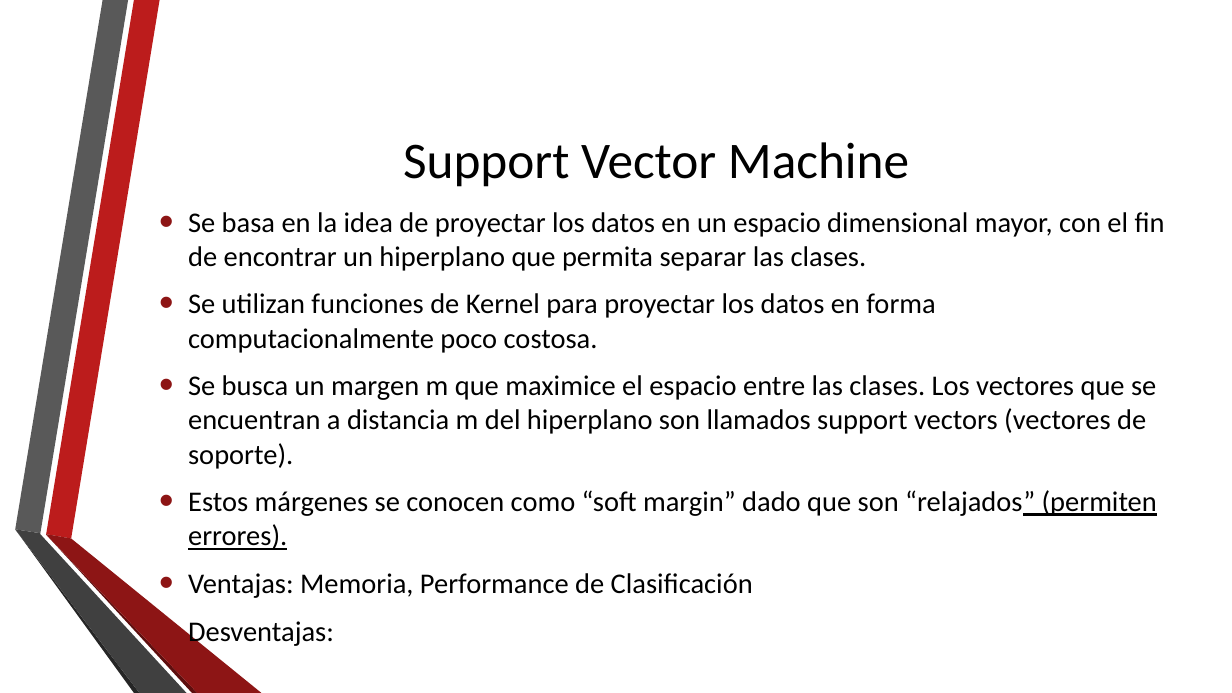
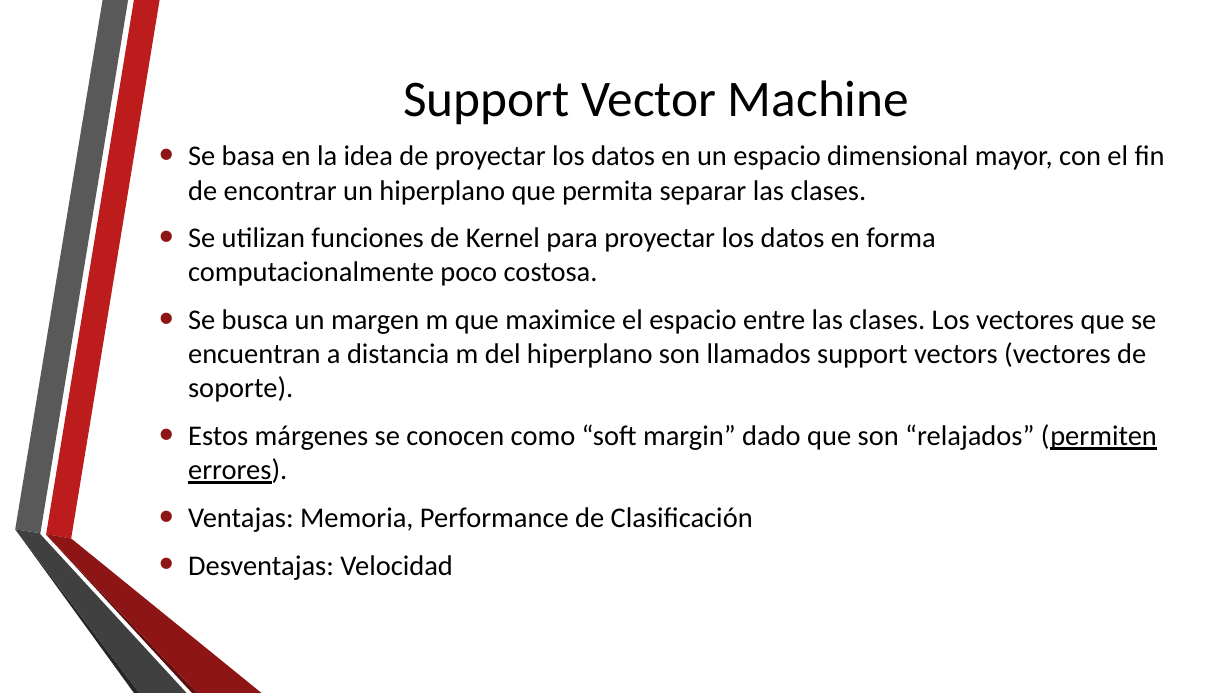
Before and after one commit to neozero86/tesis-megea, a slide deck: slide 15 of Presentacion/PresentacionTesis.pptx. Drawn at 1232x693 pixels with LibreOffice and Linux fonts; fonts in the diff are those of the drawing; background and template pictures are left out. Boxes give left, top, right and bottom in pixels: in the first picture for what was removed or moved away, otherwise in the second. Text is boxed around its words. In the diff, an @@ line names an element or a change of style, - is before the commit and + after.

```diff
--- a/Presentacion/PresentacionTesis.pptx
+++ b/Presentacion/PresentacionTesis.pptx
@@ title "Support Vector Machine" moved from (x1=403, y1=142, x2=909, y2=187) to (x1=403, y1=80, x2=909, y2=125) @@
@@ text "Se basa en la idea ..." moved from (x1=188, y1=212, x2=1165, y2=648) to (x1=188, y1=145, x2=1165, y2=580) @@
@@ text at (x1=188, y1=424, x2=1157, y2=484): underline off in "“relajados” (permiten errores)." @@
@@ text at (x1=188, y1=555, x2=453, y2=580): text changed @@
-• Desventajas:
+• Desventajas: Velocidad
```
Also in this commit, not shown: 5 other slides changed, 5 slides added, 4 slides removed, 11 other files.
